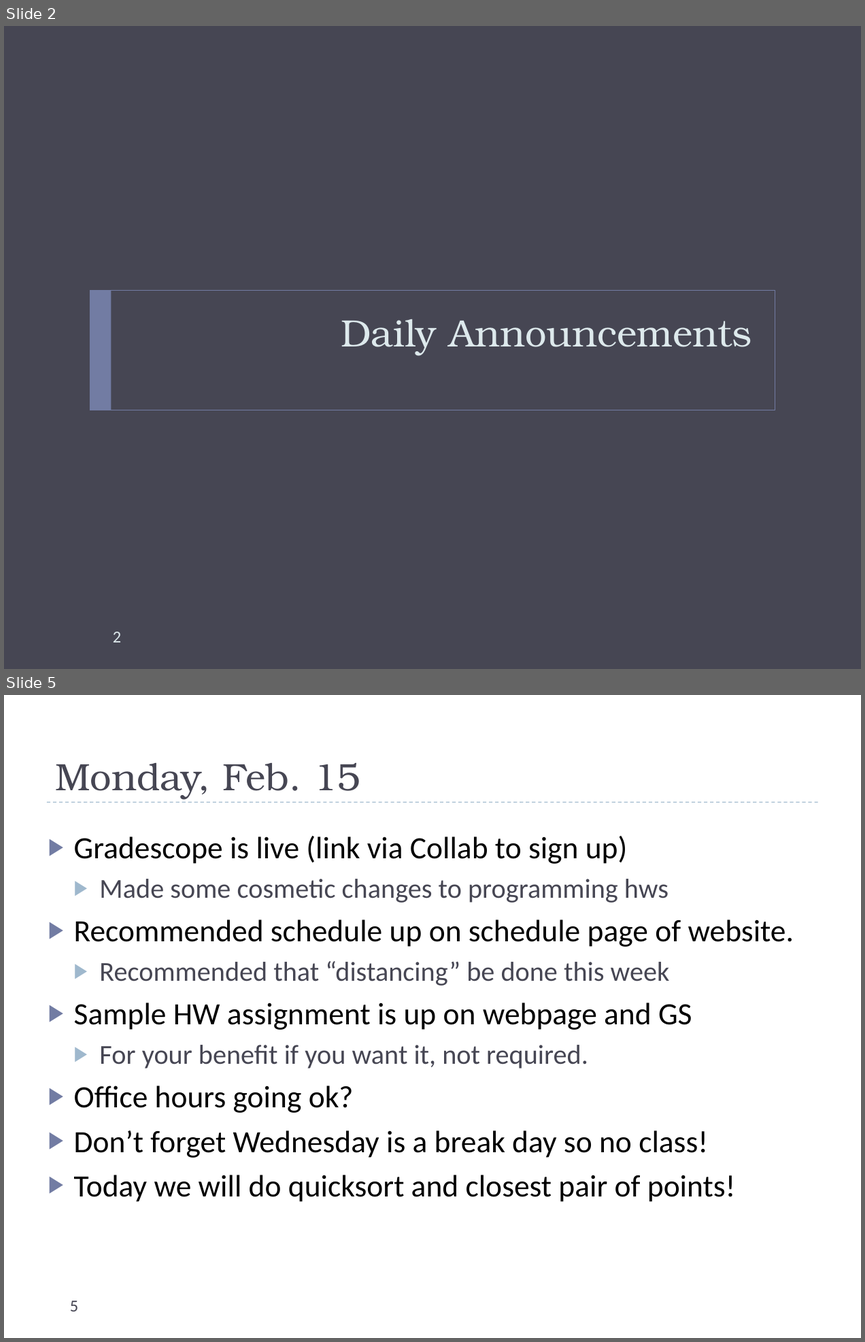
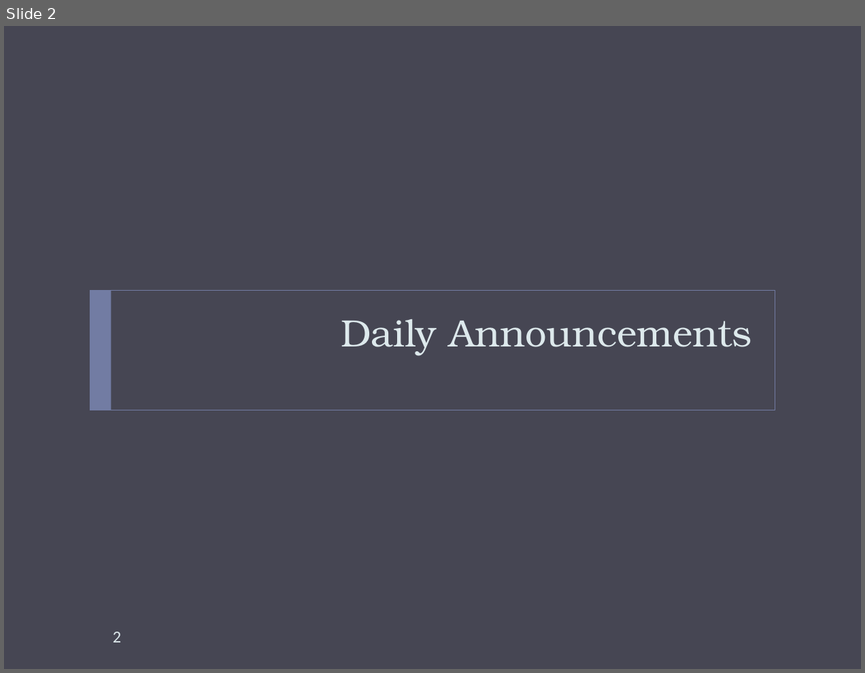
Before and after one commit to uva-cs/cs4102-f21, a slide deck: slides/dailyannouncements_mf.pptx. Shown one above the other, each under a label of ours: slides 2 and 5 before the commit, slide 2 after it; the slides between them are not shown. The pictures are 865x1342 and 865x673 pixels, drawn with LibreOffice and Linux fonts; fonts in the diff are those of the drawing. Boxes give left, top, right and bottom in pixels: in the first picture for what was removed or moved away, otherwise in the second. Text is boxed around its words. In the diff, an @@ line names an element or a change of style, - is before the commit and + after.

```diff
--- a/slides/dailyannouncements_mf.pptx
+++ b/slides/dailyannouncements_mf.pptx
@@ slide 5 removed at box(4, 695, 861, 1338), background #FFFFFF @@
@@ title removed at box(55, 763, 360, 799) @@
-Monday, Feb. 15
@@ line removed from (47, 802) to (818, 802) @@
@@ text removed at box(74, 836, 794, 1202) @@
-▶ Gradescope is live (link via Collab to sign up)
-  ▶ Made some cosmetic changes to programming hws
-▶ Recommended schedule up on schedule page of website.
-  ▶ Recommended that “distancing” be done this week
-▶ Sample HW assignment is up on webpage and GS
-  ▶ For your benefit if you want it, not required.
-▶ Office hours going ok?
-▶ Don’t forget Wednesday is a break day so no class!
-▶ Today we will do quicksort and closest pair of points!
@@ page number removed at box(70, 1300, 78, 1311) @@
-5
```
Also in this commit, not shown: 1 slide changed, 20 other slides removed.
